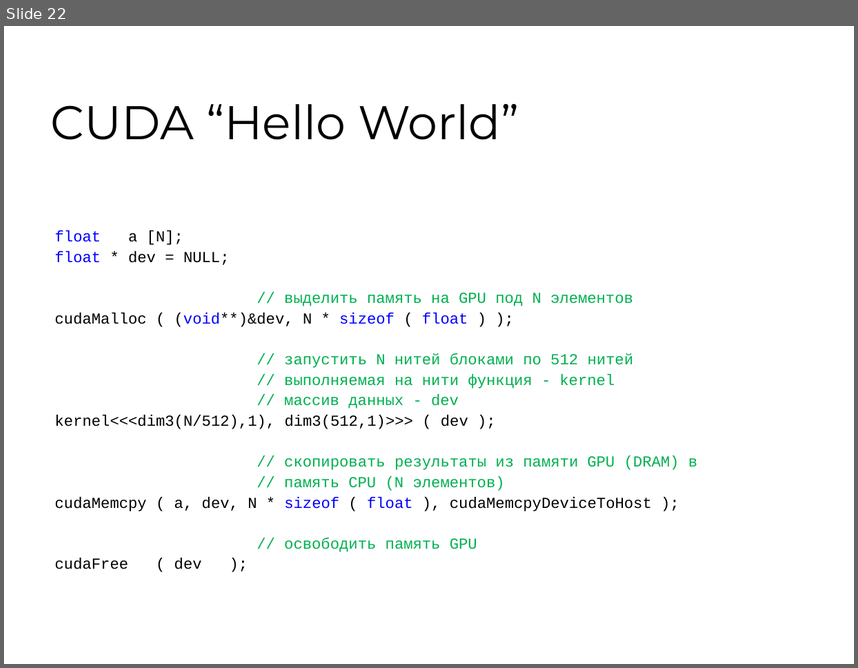
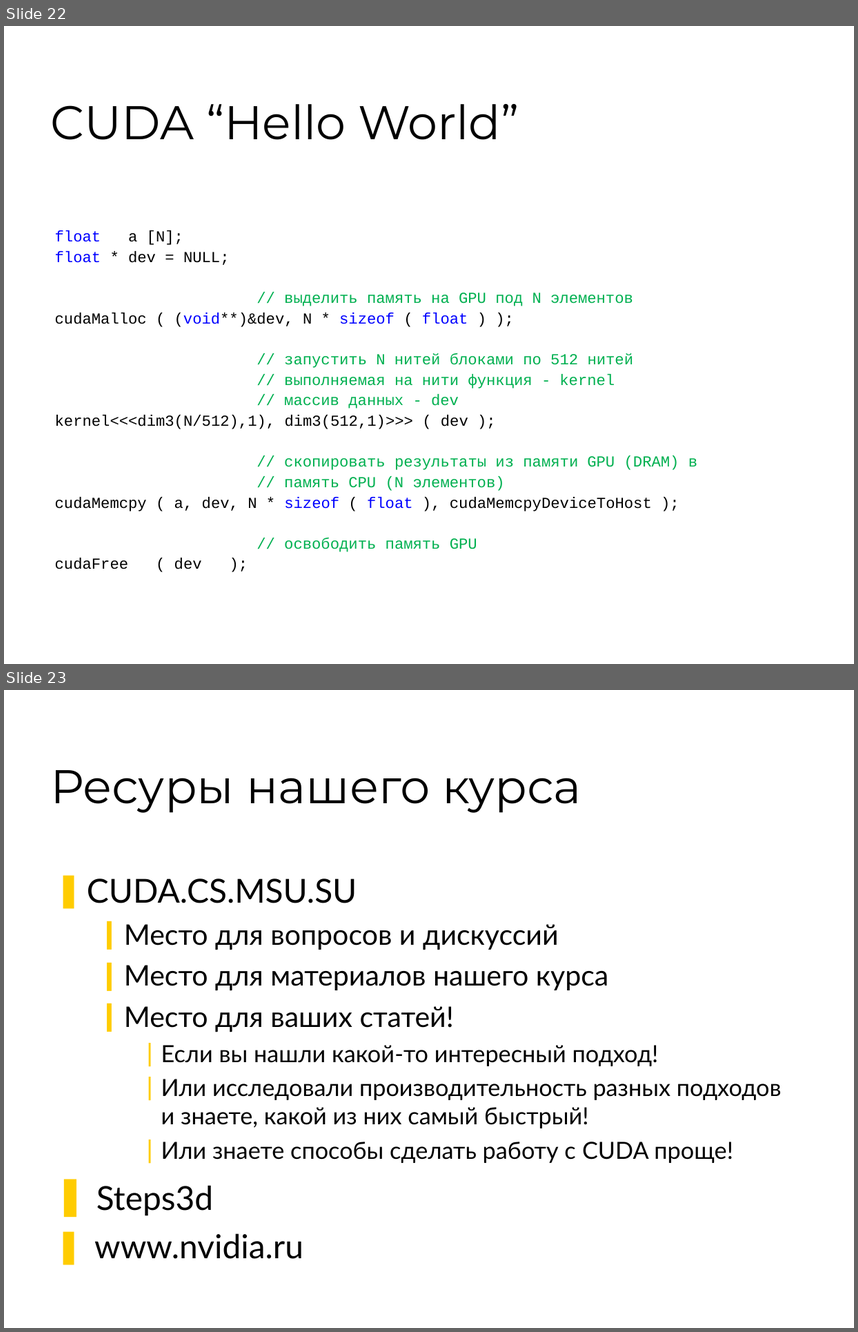
Before and after one commit to 7633/msu-cuda-course, a slide deck: Lectures/L1 24022009/Lection-1.ppt. Shown one above the other, each under a label of ours: slide 22 before the commit, slides 22 and 23 after it. The pictures are 858x668 and 858x1332 pixels, drawn with LibreOffice and Linux fonts; fonts in the diff are those of the drawing; background and template pictures are left out. Boxes give left, top, right and bottom in pixels: in the first picture for what was removed or moved away, otherwise in the second. Text is boxed around its words. In the diff, an @@ line names an element or a change of style, - is before the commit and + after.

```diff
--- a/Lectures/L1 24022009/Lection-1.ppt
+++ b/Lectures/L1 24022009/Lection-1.ppt
@@ slide 23 added at box(4, 690, 854, 1328), background #FFFFFF @@
@@ title added at box(50, 770, 582, 813), 40 pt, text #000000 @@
+Ресуры нашего курса
@@ text added at box(87, 878, 782, 1259), 20 pt, text #000000 @@
+❚ CUDA.CS.MSU.SU
+  ❙ Место для вопросов и дискуссий
+  ❙ Место для материалов нашего курса
+  ❙ Место для ваших статей!
+    ❘ Если вы нашли какой-то интересный подход!
+    ❘ Или исследовали производительность разных подходов и знаете, какой из них самый быстрый!
+    ❘ Или знаете способы сделать работу с CUDA проще!
+❚ Steps3d
+❚ www.nvidia.ru
```
Also in this commit, not shown: 6 slides changed, 5 other slides added, 3 slides removed.
